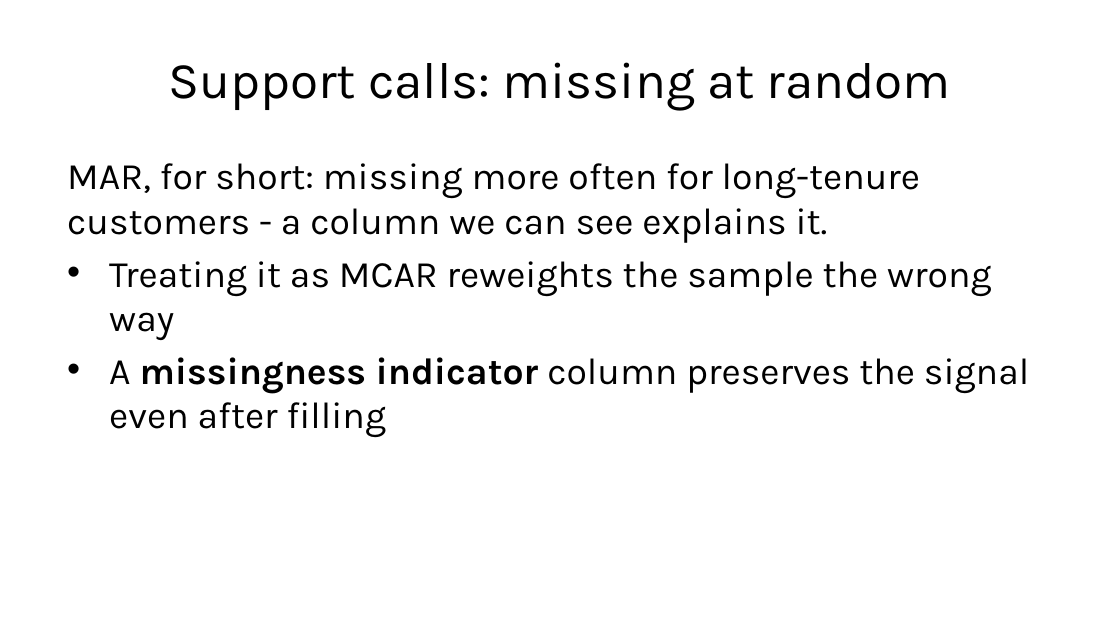
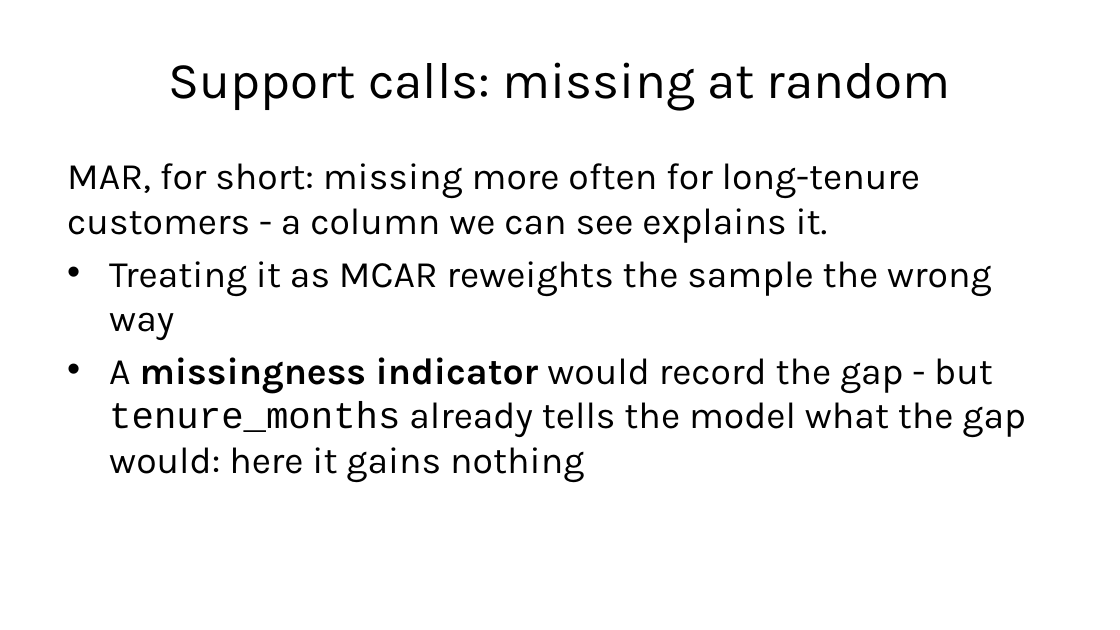
Before and after one commit to fabioantonini/technologies-for-artificial-intelligence, a slide deck: slide 12 of Lessons/02_data_exploration_and_preparation/Slides/data_exploration_and_preparation_slides.pptx. Drawn at 1120x630 pixels with LibreOffice and Linux fonts; fonts in the diff are those of the drawing; background and template pictures are left out. Boxes give left, top, right and bottom in pixels: in the first picture for what was removed or moved away, otherwise in the second. Text is boxed around its words. In the diff, an @@ line names an element or a change of style, - is before the commit and + after.

```diff
--- a/Lessons/02_data_exploration_and_preparation/Slides/data_exploration_and_preparation_slides.pptx
+++ b/Lessons/02_data_exploration_and_preparation/Slides/data_exploration_and_preparation_slides.pptx
@@ text at bbox=[109, 357, 1025, 483]: text changed @@
-• A missingness indicator column preserves the signal even after filling
+• A missingness indicator would record the gap - but tenure_months already tells the model what the gap would: here it gains nothing
```
Also in this commit, not shown: 1 other slide changed, 10 other files.
